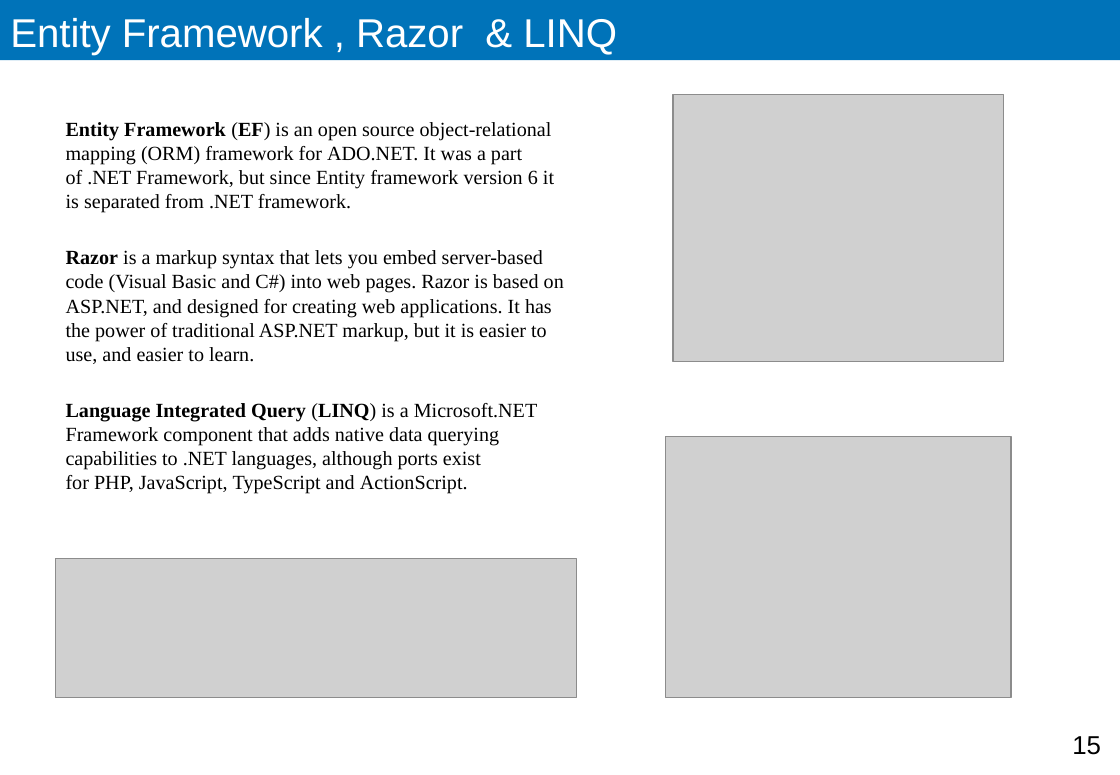
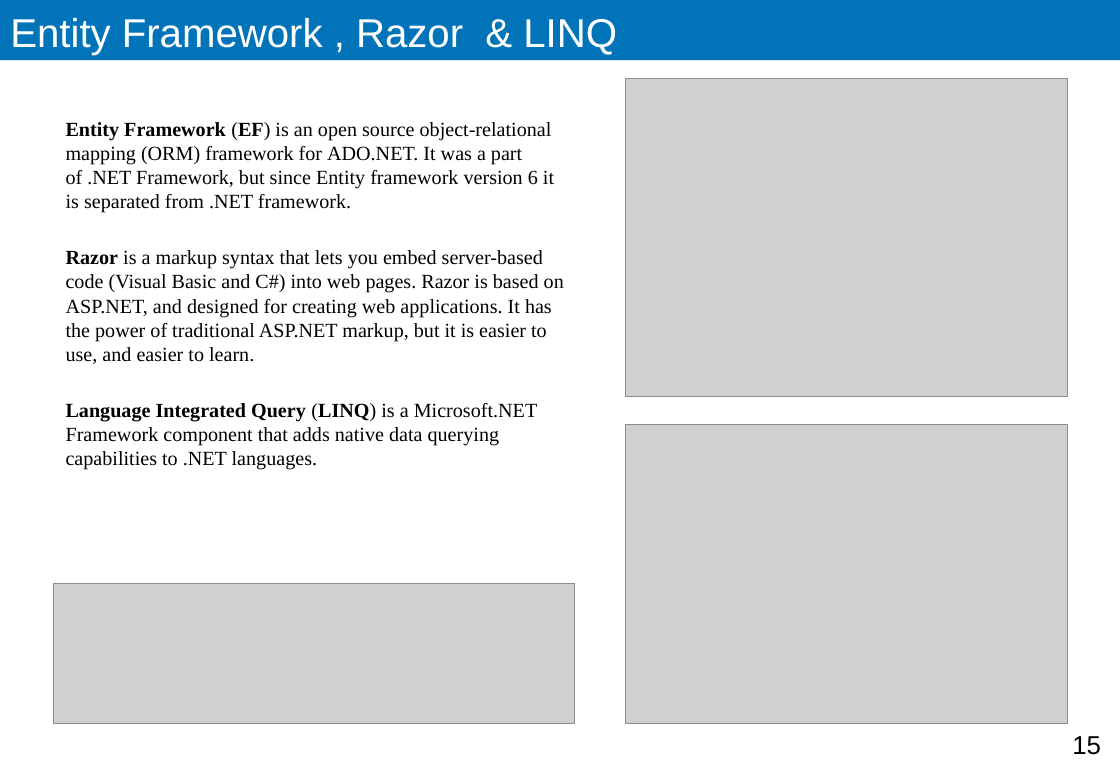
Before and after one commit to sorryb/Northwind, a slide deck: slide 15 of Documents/Application.Architecture.pptx. Drawn at 1120x775 pixels with LibreOffice and Linux fonts; fonts in the diff are those of the drawing; grey boxes stand for pictures. Boxes give left, top, right and bottom in pixels: in the first picture for what was removed or moved away, otherwise in the second. Text is boxed around its words. In the diff, an @@ line names an element or a change of style, - is before the commit and + after.

```diff
--- a/Documents/Application.Architecture.pptx
+++ b/Documents/Application.Architecture.pptx
@@ picture: place and size @@
-picture at bbox=[673, 95, 1004, 362]
+picture at bbox=[626, 79, 1068, 397]
@@ text at bbox=[66, 403, 538, 470]: text changed @@
-Language Integrated Query (LINQ) is a Microsoft.NET Framework component that adds native data querying capabilities to .NET languages, although ports exist for PHP, JavaScript, TypeScript and ActionScript.
+Language Integrated Query (LINQ) is a Microsoft.NET Framework component that adds native data querying capabilities to .NET languages.
@@ picture: place and size @@
-picture at bbox=[666, 436, 1011, 698]
+picture at bbox=[626, 424, 1068, 724]
@@ picture: place and size @@
-picture at bbox=[55, 558, 576, 698]
+picture at bbox=[54, 584, 575, 724]
```
Also in this commit, not shown: 6 other slides changed.
